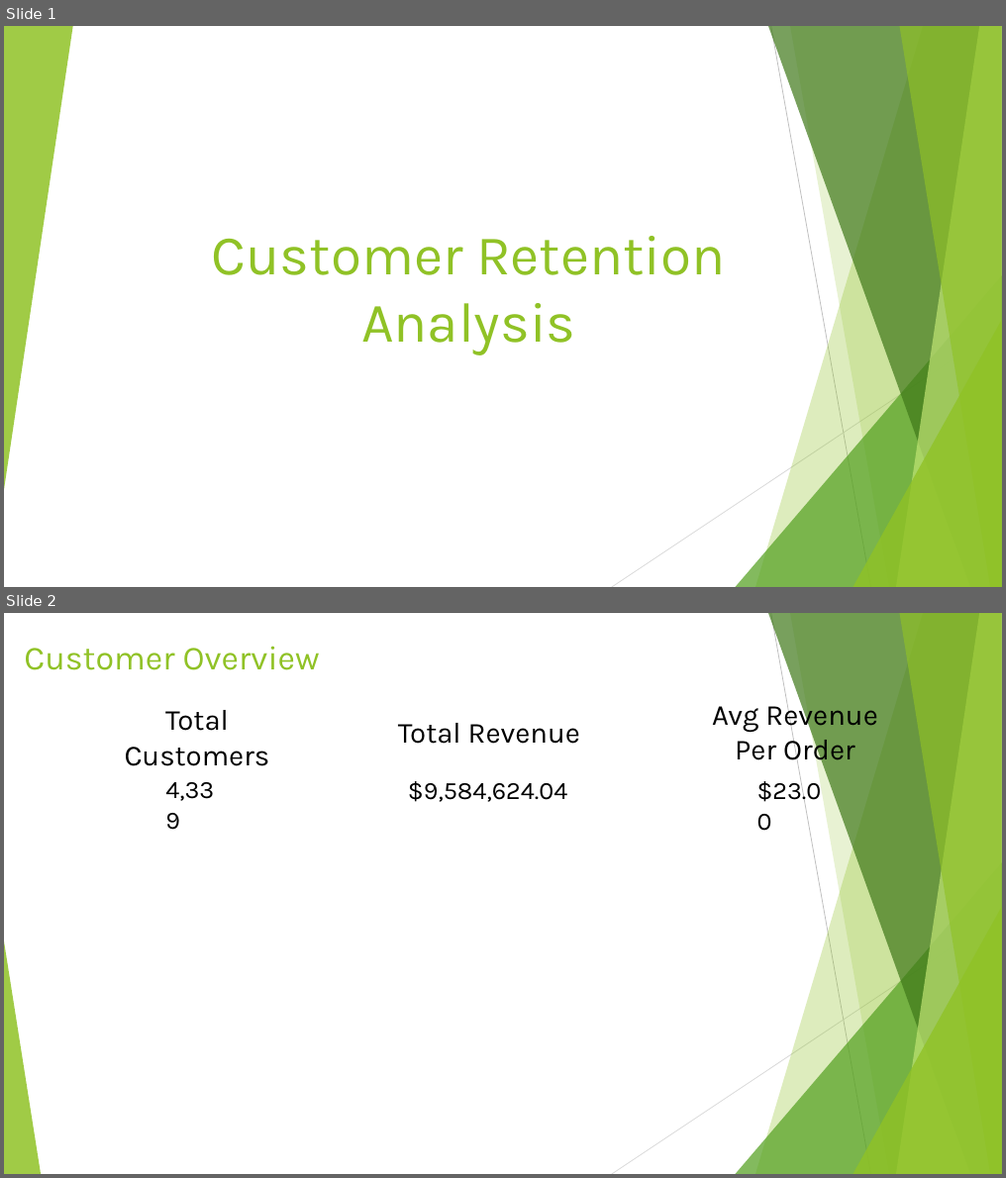
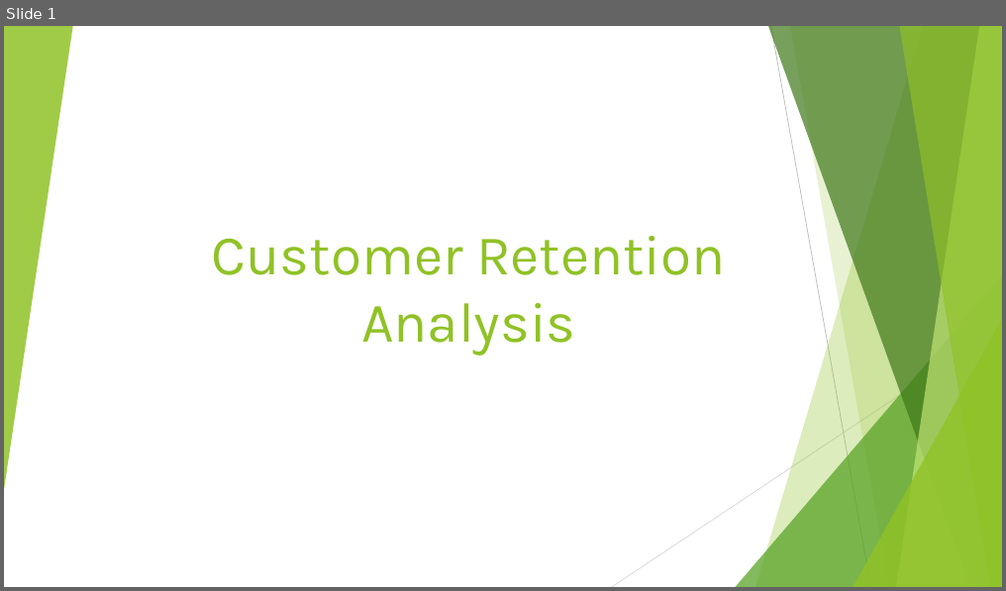
Before and after one commit to hvo7/Customer-Retention-Analysis, a slide deck: Customer Retention Analysis.pptx. Shown one above the other, each under a label of ours: slides 1 and 2 before the commit, slide 1 after it. The pictures are 1006x1178 and 1006x591 pixels, drawn with LibreOffice and Linux fonts; fonts in the diff are those of the drawing. Boxes give left, top, right and bottom in pixels: in the first picture for what was removed or moved away, otherwise in the second. Text is boxed around its words. In the diff, an @@ line names an element or a change of style, - is before the commit and + after.

```diff
--- a/Customer Retention Analysis.pptx
+++ b/Customer Retention Analysis.pptx
@@ slide 2 removed at (4,613,1002,1174), background #FFFFFF; not listed: 9 template elements that a slide beside it also shows @@
@@ title removed at (24,646,320,670) @@
-Customer Overview
@@ text removed at (712,698,877,766) @@
-Avg Revenue Per Order
@@ text removed at (125,710,270,766) @@
-Total Customers
@@ text removed at (398,723,580,744) @@
-Total Revenue
@@ text removed at (165,782,214,801) @@
-4,339
@@ text removed at (408,781,567,802) @@
-$9,584,624.04
@@ text removed at (757,777,822,806) @@
-$23.00
@@ triangle removed at (4,942,41,1174) @@
```
Also in this commit, not shown: 2 slides added, 4 other files.
